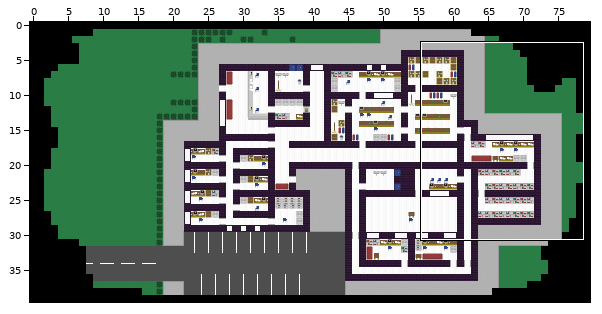
Two states of a Tiled map, assets/map12.tmx. Above: a wide view before the commit, with the close-up outlined.
Close-up. As it was:
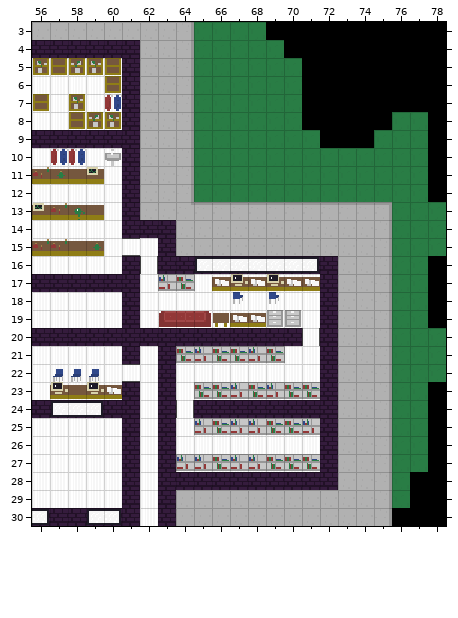
Cells are 12x12 px. Shown: x 56..78, y 3..30.
Now the later version:
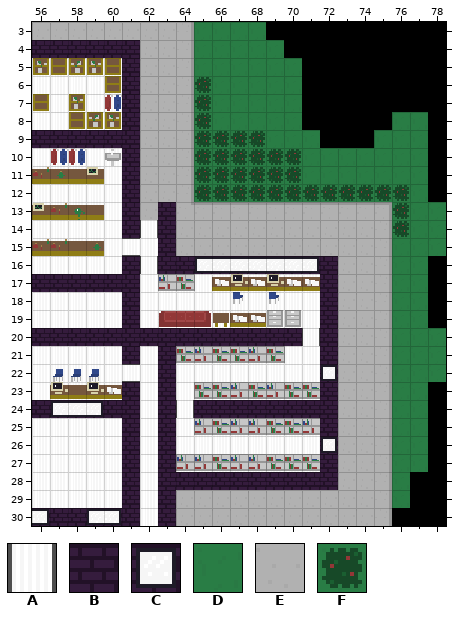
Key: from "tileset12": A 6, B 7, C 26, D 56, E 57, F 61.
_ is an empty cell.
Edits made:
Layer "Tile Layer 1":
y 6..8: x 65 D -> F
y 9: x 65..68 DDDD -> FFFF
y 10..11: x 65..70 DDDDDD -> FFFFFF
y 12: x 65..76 DDDDDDDDDDDD -> FFFFFFFFFFFF
y 13: x 63 E -> B; x 76 D -> F
y 14: x 62 B -> A; x 76 D -> F
y 22: x 72 B -> C
y 26: x 72 B -> C
Boxes around the changes in both close-ups, in picture pixels (x1, y1, x2, y2):
changed: (195, 77, 409, 237)
changed: (140, 202, 176, 238)
changed: (321, 365, 337, 381)
changed: (321, 437, 337, 453)
